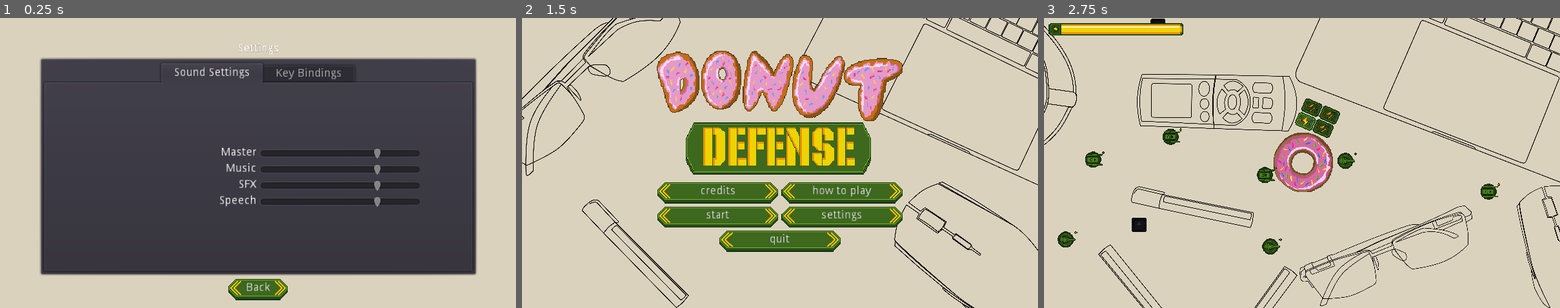
Above: before the commit, frames 1-3 (left to right).
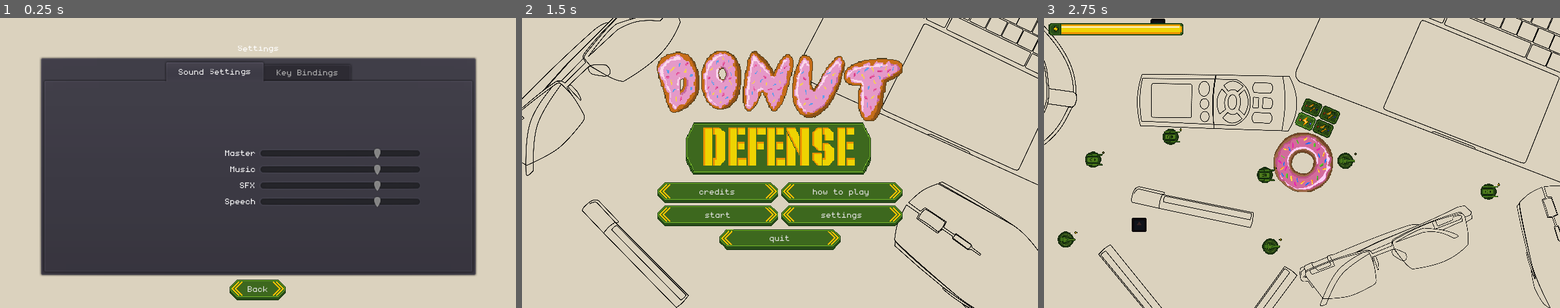
Above: after the commit, the same moments.

Repository: dmitriy-shmilo/gogodot-2021
Game: Godot game, scene res://settings_screen/settings_screen.tscn
Same seed, same stepped clock (60 frames per second), same inputs: the game is played once before the commit and once after it. This scene is started directly instead of the project's main scene. The engine's default icon, where the game draws it, is replaced by a stand-in: a white triangle on a blue panel in a dark square.
Inputs (mouse positions are in pixels of both pictures, inside the frame that each line leads up to):
- Up to frame 1 (0.25 s): no input
- Up to frame 2 (1.5 s): tap Enter at 0.5 s; move the mouse to (754, 221) at 0.52 s; hold W (up) 0.53-1.25 s; hold Mouse wheel up (zoom_in) 0.53-1.25 s; click (754, 221) at 0.67 s; click "Back" at 1.25 s
- Up to frame 3 (2.75 s): click "start" at 2 s

The runs differ from the first frame. In frame 1, 2.8% of the frame differs, in the area x 7-93%, y 8-98%; in frame 2, 2.7%; in frame 3, nothing differs.

Commit message:
Set monogram as default font.

Diff:
--- a/src/ui/default_theme.tres
+++ b/src/ui/default_theme.tres
@@ -1,6 +1,7 @@
-[gd_resource type="Theme" load_steps=7 format=2]
+[gd_resource type="Theme" load_steps=9 format=2]
 
 [ext_resource path="res://assets/ui.png" type="Texture" id=1]
+[ext_resource path="res://assets/monogram-extended.ttf" type="DynamicFontData" id=2]
 
 [sub_resource type="StyleBoxTexture" id=4]
 texture = ExtResource( 1 )
@@ -36,7 +37,11 @@
 margin_top = 8.0
 margin_bottom = 4.0
 
+[sub_resource type="DynamicFont" id=6]
+font_data = ExtResource( 2 )
+
 [resource]
+default_font = SubResource( 6 )
 Button/styles/disabled = SubResource( 4 )
 Button/styles/focus = SubResource( 5 )
 Button/styles/hover = SubResource( 3 )
Binary file added: src/assets/monogram-extended.ttf
